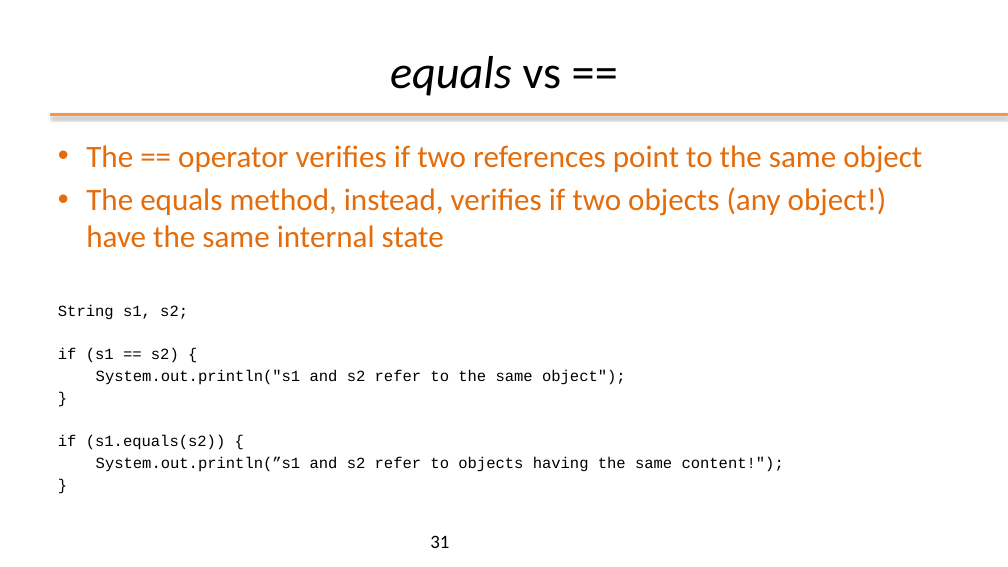
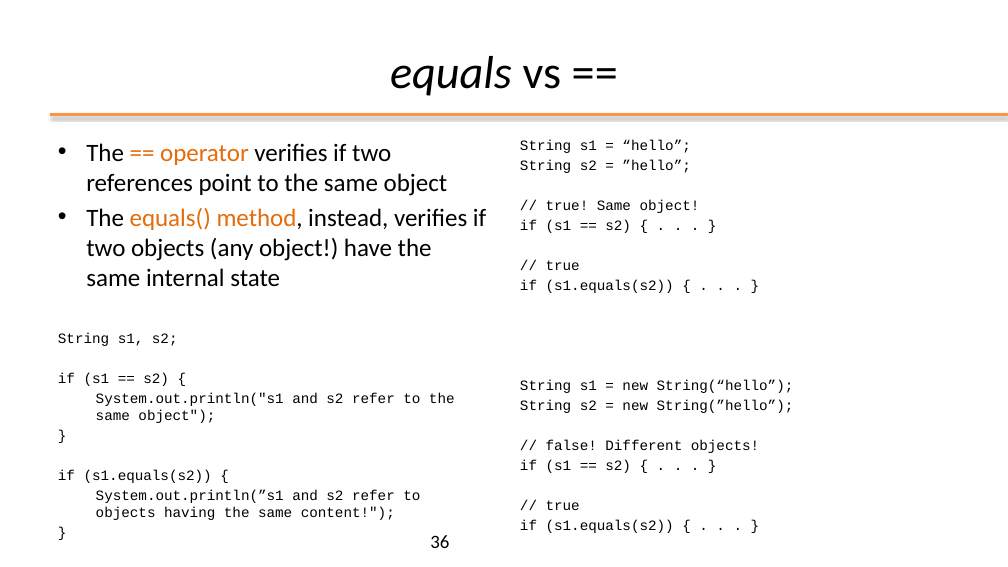
Before and after one commit to plctechnician/ooprogramming, a slide deck: slide 36 of java/slides/ppt/02 - Java Basics.pptx (slide 31 before the commit). Drawn at 1008x567 pixels with LibreOffice and Linux fonts; fonts in the diff are those of the drawing; background and template pictures are left out. Boxes give left, top, right and bottom in pixels: in the first picture for what was removed or moved away, otherwise in the second. Text is boxed around its words. In the diff, an @@ line names an element or a change of style, - is before the commit and + after.

```diff
--- a/java/slides/ppt/02 - Java Basics.pptx
+++ b/java/slides/ppt/02 - Java Basics.pptx
@@ text at [58,143,455,517]: size 29.6 to 23.8 pt in "The == operator verifies if two references ..."; text colour #E46C0A to #000000 in "The verifies if two references point to ..."; size 14.8 to 13.6 pt in "String s1, s2;", "if (s1 == s2) {", "System.out.println("s1 and s2 refer to the same ...", "}" and 3 more places; less space between paragraphs @@
@@ text added at [520,139,794,533], 13.6 pt, text #000000 @@
+String s1 = “hello”;
+String s2 = ”hello”;
+// true! Same object!
+if (s1 == s2) { . . . }
+// true
+if (s1.equals(s2)) { . . . }
+String s1 = new String(“hello”);
+String s2 = new String(”hello”);
+// false! Different objects!
+if (s1 == s2) { . . . }
+// true
+if (s1.equals(s2)) { . . . }
@@ text at [86,208,486,287]: text changed; size 29.6 to 23.8 pt; text colour #E46C0A to #000000 @@
-• The equals method, instead, verifies if two objects (any object!) have the same internal state
+• The equals() method, instead, verifies if two objects (any object!) have the same internal state
@@ page number at [430,535,449,548]: text changed @@
-31
+36
```
Also in this commit, not shown: 6 other slides changed, 6 slides added, 1 slide removed, 1 other file.
